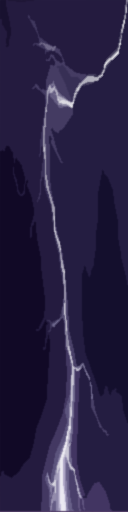
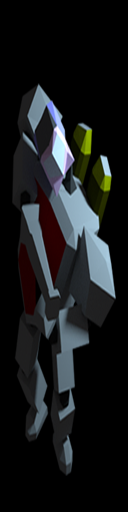
Two versions of the same layered image (128x512). Layer-by-layer changes:
added layer "Layer 3" above "Layer 2 copy" over [12, 83, 116, 476]
hid "Layer 2 copy" over [0, 0, 128, 512]
hid "Layer 2" over [0, 0, 128, 512]
painted on "Layer 0" over [0, 0, 128, 512]
